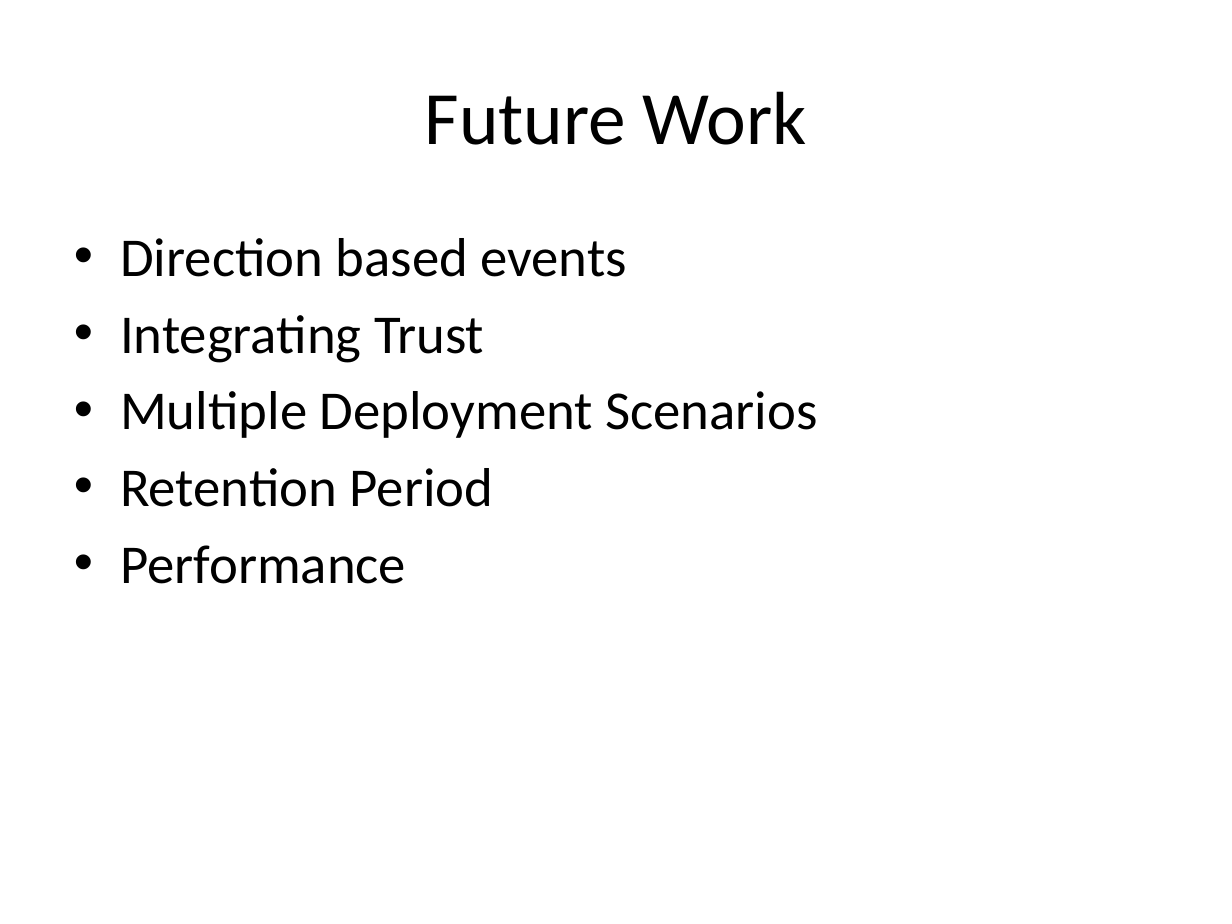
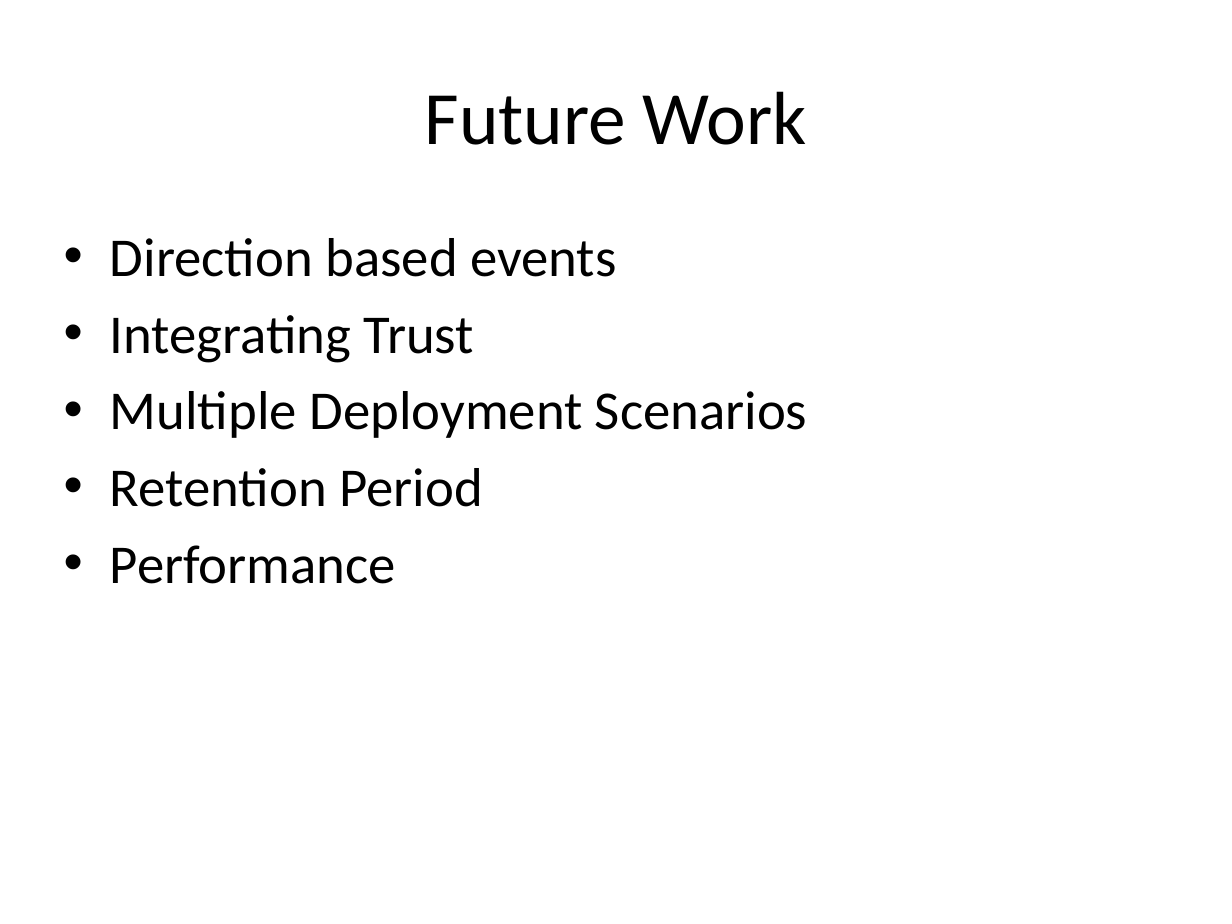
Before and after one commit to TejaKommineni/Mercury, a slide deck: slide 6 of presentation/ProjectPresentation.pptx (slide 5 before the commit). Drawn at 1232x924 pixels with LibreOffice and Linux fonts; fonts in the diff are those of the drawing. Boxes give left, top, right and bottom in pixels: in the first picture for what was removed or moved away, otherwise in the second. Text is boxed around its words. In the diff, an @@ line names an element or a change of style, - is before the commit and + after.

```diff
--- a/presentation/ProjectPresentation.pptx
+++ b/presentation/ProjectPresentation.pptx
@@ text "Direction based events": place and size @@
-text "Direction based events" at [120, 238, 817, 584]
+text "Direction based events" at [110, 238, 807, 584]
```
Also in this commit, not shown: 2 other slides changed, 2 slides added, 1 slide removed.
